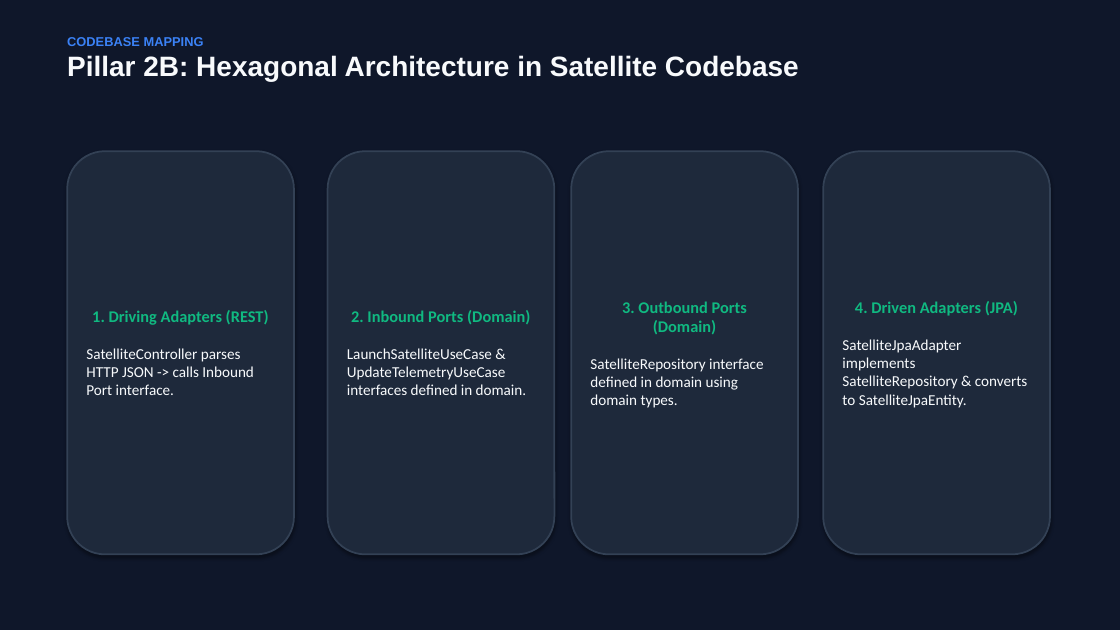
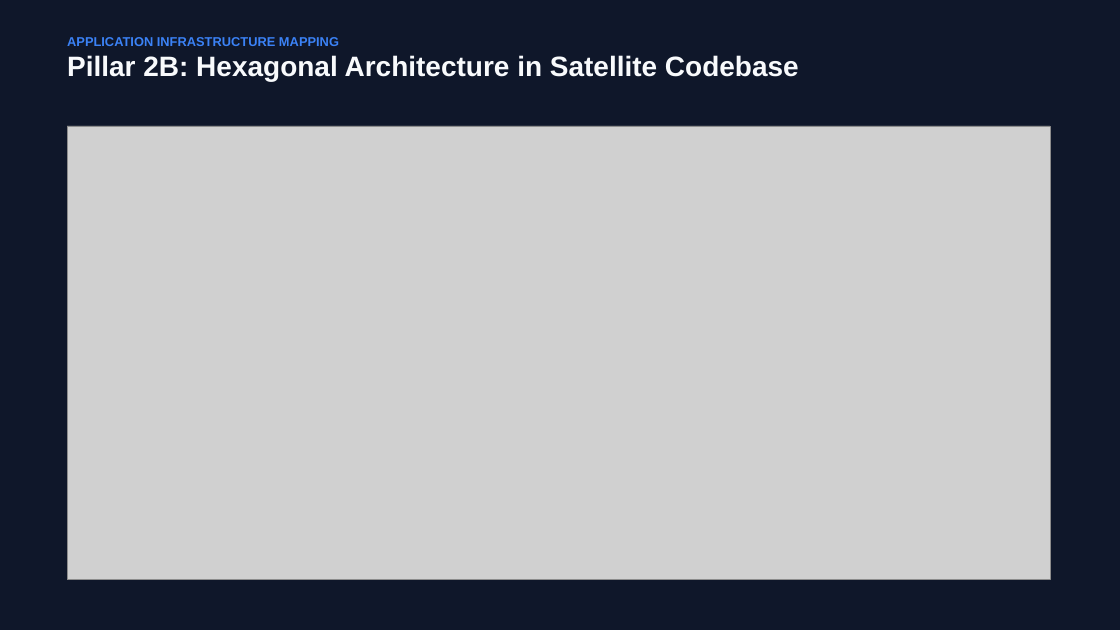
Before and after one commit to hykuBipin/DDD_HEXAGONAL_ARCHUNIT_NEW, a slide deck: slide 5 of Satellite_Architecture_DDD_Hexagonal_ArchUnit.pptx. Drawn at 1120x630 pixels with LibreOffice and Linux fonts; fonts in the diff are those of the drawing; grey boxes stand for pictures. Boxes give left, top, right and bottom in pixels: in the first picture for what was removed or moved away, otherwise in the second. Text is boxed around its words. In the diff, an @@ line names an element or a change of style, - is before the commit and + after.

Commit message:
docs: add embedded HD architectural diagram images for DDD, Car Analogy, and Hexagonal Codebase to PPTX

```diff
--- a/Satellite_Architecture_DDD_Hexagonal_ArchUnit.pptx
+++ b/Satellite_Architecture_DDD_Hexagonal_ArchUnit.pptx
@@ text at (x1=67, y1=37, x2=339, y2=46): text changed @@
-CODEBASE MAPPING
+APPLICATION INFRASTRUCTURE MAPPING
@@ picture added at (x1=67, y1=126, x2=1050, y2=580) @@
@@ rounded rectangle removed at (x1=67, y1=151, x2=294, y2=555) @@
-1. Driving Adapters (REST)
-SatelliteController parses HTTP JSON -> calls Inbound Port interface.
@@ rounded rectangle removed at (x1=328, y1=151, x2=555, y2=555) @@
-2. Inbound Ports (Domain)
-LaunchSatelliteUseCase & UpdateTelemetryUseCase interfaces defined in domain.
@@ rounded rectangle removed at (x1=571, y1=151, x2=798, y2=555) @@
-3. Outbound Ports (Domain)
-SatelliteRepository interface defined in domain using domain types.
@@ rounded rectangle removed at (x1=823, y1=151, x2=1050, y2=555) @@
-4. Driven Adapters (JPA)
-SatelliteJpaAdapter implements SatelliteRepository & converts to SatelliteJpaEntity.
```
Also in this commit, not shown: 3 other slides changed, 5 other files.
